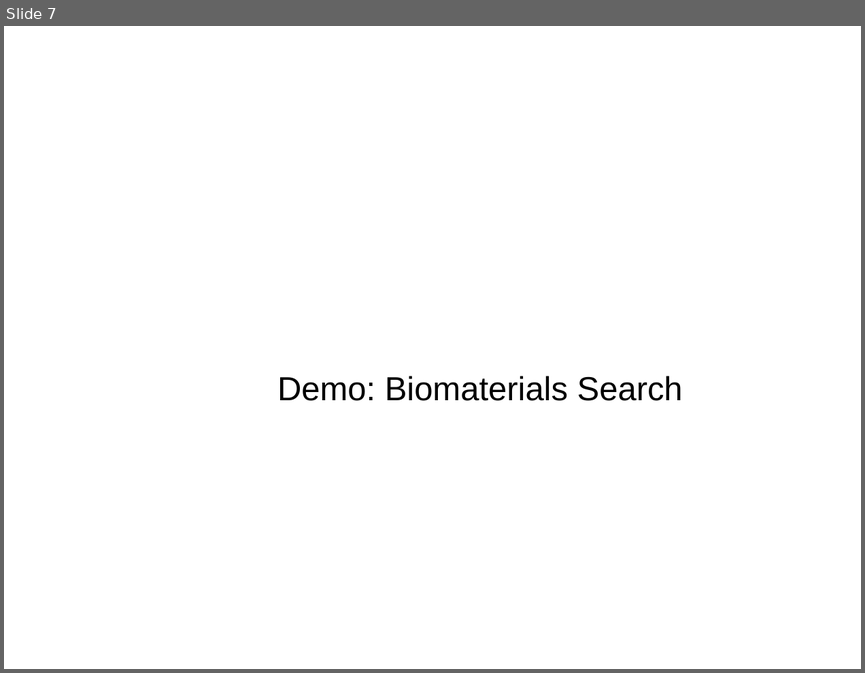
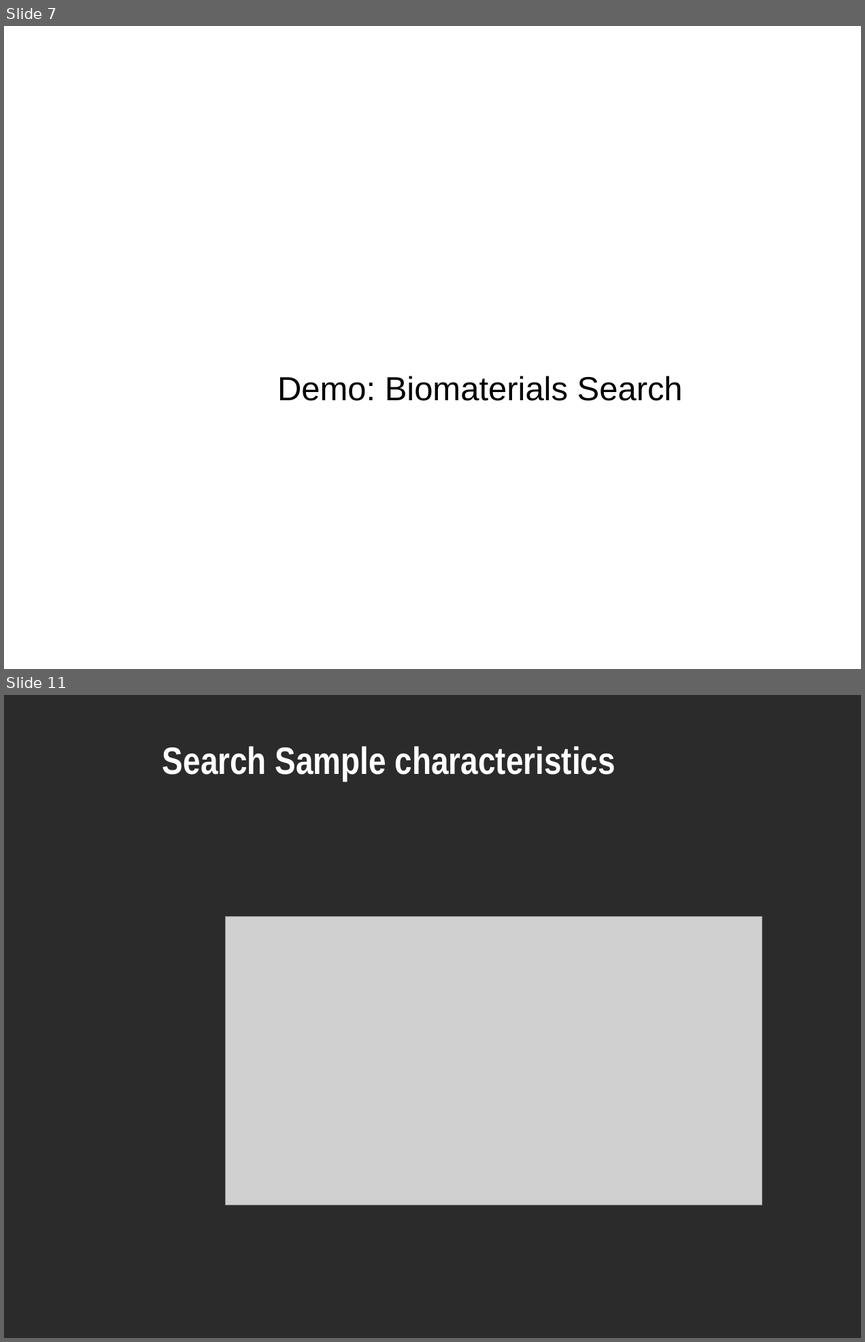
Before and after one commit to NCIP/caarray-docs, a slide deck: project_management/open_meetings/caArray User Community Meeting 2008.10.01.ppt. Shown one above the other, each under a label of ours: slide 7 before the commit, slides 7 and 11 after it; the slides between them are not shown. The pictures are 865x673 and 865x1342 pixels, drawn with LibreOffice and Linux fonts; fonts in the diff are those of the drawing; grey boxes stand for pictures; background and template pictures are left out; a plain dark background stands for a picture behind light text. Boxes give left, top, right and bottom in pixels: in the first picture for what was removed or moved away, otherwise in the second. Text is boxed around its words. In the diff, an @@ line names an element or a change of style, - is before the commit and + after.

Commit message:
added biomaterial search screenshots

```diff
--- a/project_management/open_meetings/caArray User Community Meeting 2008.10.01.ppt
+++ b/project_management/open_meetings/caArray User Community Meeting 2008.10.01.ppt
@@ slide 11 added at (4,695,861,1338), background picture (left out) @@
@@ title added at (162,746,615,781), 32 pt, text #FFFFFF, bold @@
+Search Sample characteristics
@@ picture added at (225,916,762,1204) @@
```
Also in this commit, not shown: 8 other slides added.
